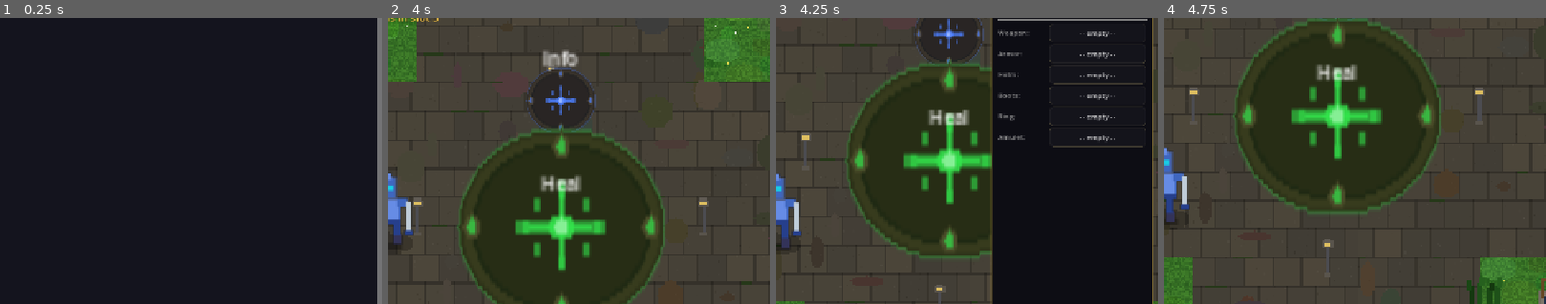
Above: before the commit, frames 1-4 (left to right).
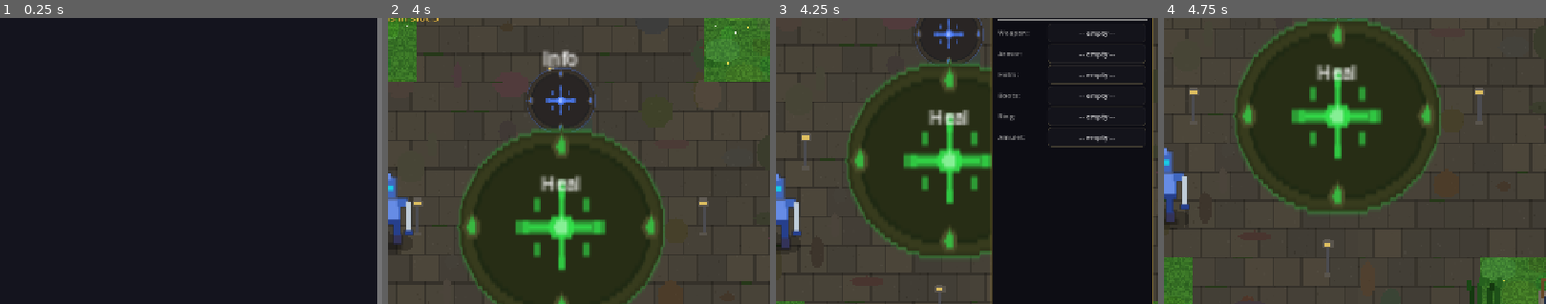
Above: after the commit, the same moments.

Repository: slxny/legends-open-rpg
Game: Godot game, scene res://scenes/main.tscn
The game is run twice, just before and just after one commit, with the same random seed, the same clock (stepped at 60 frames per second) and the same inputs.
Inputs (mouse positions are % of the whole screen's width and height, from its top left):
- Up to frame 1 (0.25 s): no input
- Up to frame 2 (4 s): tap Enter at 0.5 s; move the mouse to (45, 70) at 0.52 s; hold W (move_up) 0.53-1.25 s; hold Space (attack) 0.53-1.25 s; click (45, 70) at 0.67 s; drag from (7, 93) to (50, 62) at 1.27 s; move the mouse to (20, 35) at 2.02 s; hold A (move_left) 2.03-2.75 s; tap 1 at 2.1 s; drag from (55, 50) to (13, 43) at 2.77 s; move the mouse to (35, 25) at 3.52 s; hold S (move_down) from 3.53 s (still down); tap 3 at 3.6 s
- Up to frame 3 (4.25 s): keep holding S (move_down); tap I (toggle_inventory) at 4.15 s
- Up to frame 4 (4.75 s): release S (move_down) at 4.25 s; drag from (72, 45) to (50, 56) at 4.27 s
The pictures show only the part of the screen within x 50-100%, y 15-65%; the shares and areas given below are measured in that part.

Frames 1-2 are identical in both runs. In frame 3, 0.4% of the frame differs, in the area x 71-89%, y 2-46%; in frame 4, nothing differs.
Error in both runs: Invalid assignment of property or key '_mobile_potion_btns' with value of type 'Array' on a base object of type 'CharacterBody2D (player.gd)'. (res://scenes/ui…

Commit message:
Inventory text and buttons scale with screen size (v0.70.2)
All mobile font sizes and button heights now use screen-relative scaling
(vp_height / 1080). Portrait mode gets bigger text, landscape stays
proportional. Detail panel font bumped up for readability.

Co-Authored-By: Claude Opus 4.6 <noreply@anthropic.com>

Diff:
--- a/scenes/ui/changelog_dialog.gd
+++ b/scenes/ui/changelog_dialog.gd
@@ -9,9 +9,19 @@
 var _is_visible: bool = false
 var _is_mobile: bool = false
 
-const GAME_VERSION := "v0.70.1"
+const GAME_VERSION := "v0.70.2"
 
 const CHANGELOG: Array[Dictionary] = [
+	{
+		"version": "v0.70.2",
+		"title": "Inventory text scales with screen size",
+		"date": "2026-02-25",
+		"entries": [
+			"All inventory fonts and button sizes now scale relative to screen height (base 1080p)",
+			"Portrait mode gets bigger, more readable text for item stats and comparisons",
+			"Detail panel font scaled up from 22 to 30 (at 1080p base) so stats are easy to read",
+		]
+	},
 	{
 		"version": "v0.70.1",
 		"title": "Inventory: fixed detail panel at bottom, no more overlay",
--- a/scenes/ui/inventory_screen.gd
+++ b/scenes/ui/inventory_screen.gd
@@ -122,11 +122,13 @@
 		panel.offset_right = -margin
 		panel.offset_top = margin
 		panel.offset_bottom = -margin
-		var fs_title = 28 if _is_landscape else 48
-		var fs_tab = 22 if _is_landscape else 38
-		var tab_h = 36 if _is_landscape else 80
-		var fs_detail = 16 if _is_landscape else 22
-		var fs_stats = 14 if _is_landscape else 20
+		# Scale all sizes relative to screen height (base = 1080)
+		var scale = vp_size.y / 1080.0
+		var fs_title = int(44 * scale)
+		var fs_tab = int(36 * scale)
+		var tab_h = int(70 * scale)
+		var fs_detail = int(30 * scale)
+		var fs_stats = int(26 * scale)
 		$Panel/MarginContainer/VBox/TopBar/Title.add_theme_font_size_override("font_size", fs_title)
 		equip_tab_btn.add_theme_font_size_override("font_size", fs_tab)
 		equip_tab_btn.custom_minimum_size.y = tab_h
@@ -143,20 +145,20 @@
 		var close_hint = $Panel/MarginContainer/VBox/TopBar.get_node_or_null("CloseHint")
 		if close_hint:
 			close_hint.queue_free()
+		var close_sz = Vector2(int(120 * scale), int(80 * scale))
+		var close_fs = int(44 * scale)
 		if not $Panel/MarginContainer/VBox/TopBar.get_node_or_null("MobileCloseBtn"):
 			var close_btn = Button.new()
 			close_btn.name = "MobileCloseBtn"
 			close_btn.text = "X"
-			var btn_sz = Vector2(80, 60) if _is_landscape else Vector2(160, 130)
-			close_btn.custom_minimum_size = btn_sz
-			close_btn.add_theme_font_size_override("font_size", 32 if _is_landscape else 60)
+			close_btn.custom_minimum_size = close_sz
+			close_btn.add_theme_font_size_override("font_size", close_fs)
 			close_btn.pressed.connect(toggle)
 			$Panel/MarginContainer/VBox/TopBar.add_child(close_btn)
 		else:
 			var existing_btn = $Panel/MarginContainer/VBox/TopBar.get_node("MobileCloseBtn")
-			var btn_sz = Vector2(80, 60) if _is_landscape else Vector2(160, 130)
-			existing_btn.custom_minimum_size = btn_sz
-			existing_btn.add_theme_font_size_override("font_size", 32 if _is_landscape else 60)
+			existing_btn.custom_minimum_size = close_sz
+			existing_btn.add_theme_font_size_override("font_size", close_fs)
 	else:
 		# Desktop: compact right-side panel, stops above the 115px bottom HUD
 		panel.anchor_left = 1.0
@@ -202,25 +204,25 @@
 
 	var inv = _player.inventory
 	var slot_names = ["weapon", "armor", "helm", "boots", "ring", "amulet"]
+	var vp_h = get_viewport().get_visible_rect().size.y
+	var scale = vp_h / 1080.0
 	var btn_h: int
 	var font_size: int
 	if not _is_mobile:
 		btn_h = 32; font_size = 12
-	elif _is_landscape:
-		btn_h = 46; font_size = 20
-	else:
-		btn_h = 70; font_size = 28
+	else:
+		btn_h = int(60 * scale); font_size = int(26 * scale)
 	var btn_size = Vector2(0, btn_h)
 
 	for slot_name in slot_names:
 		var item = inv.equipment.get(slot_name, {})
 		var row = HBoxContainer.new()
-		row.add_theme_constant_override("separation", 6 if _is_landscape else (10 if _is_mobile else 3))
+		row.add_theme_constant_override("separation", int(8 * scale) if _is_mobile else 3)
 
 		# Slot label
 		var slot_label = Label.new()
 		slot_label.text = slot_name.capitalize() + ":"
-		var lbl_w = 80 if not _is_mobile else (100 if _is_landscape else 140)
+		var lbl_w = 80 if not _is_mobile else int(130 * scale)
 		slot_label.custom_minimum_size = Vector2(lbl_w, 0)
 		slot_label.add_theme_font_size_override("font_size", font_size)
 		slot_label.add_theme_color_override("font_color", Color(0.6, 0.6, 0.6))
@@ -261,7 +263,7 @@
 		if not item.is_empty():
 			var unequip_btn = Button.new()
 			unequip_btn.text = "X"
-			var uneq_sz = Vector2(36, 0) if not _is_mobile else (Vector2(50, 44) if _is_landscape else Vector2(70, 70))
+			var uneq_sz = Vector2(36, 0) if not _is_mobile else Vector2(int(60 * scale), int(60 * scale))
 			unequip_btn.custom_minimum_size = uneq_sz
 			unequip_btn.add_theme_font_size_override("font_size", font_size)
 			unequip_btn.add_theme_color_override("font_color", Color(1.0, 0.4, 0.4))
@@ -281,16 +283,16 @@
 		child.queue_free()
 
 	var inv = _player.inventory
+	var vp_h = get_viewport().get_visible_rect().size.y
+	var scale = vp_h / 1080.0
 	var cols: int
 	var btn_height: int
 	var font_size: int
 	var spacing: int
 	if not _is_mobile:
 		cols = 3; btn_height = 32; font_size = 11; spacing = 3
-	elif _is_landscape:
-		cols = 4; btn_height = 42; font_size = 18; spacing = 4
-	else:
-		cols = 3; btn_height = 60; font_size = 22; spacing = 6
+	else:
+		cols = 3; btn_height = int(56 * scale); font_size = int(24 * scale); spacing = int(6 * scale)
 
 	var grid = GridContainer.new()
 	grid.columns = cols
